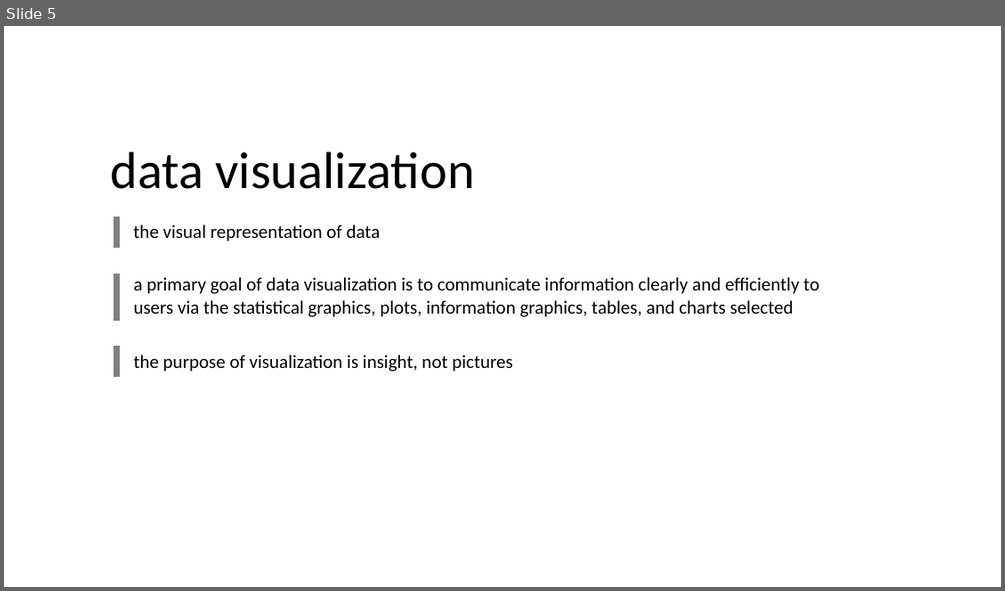
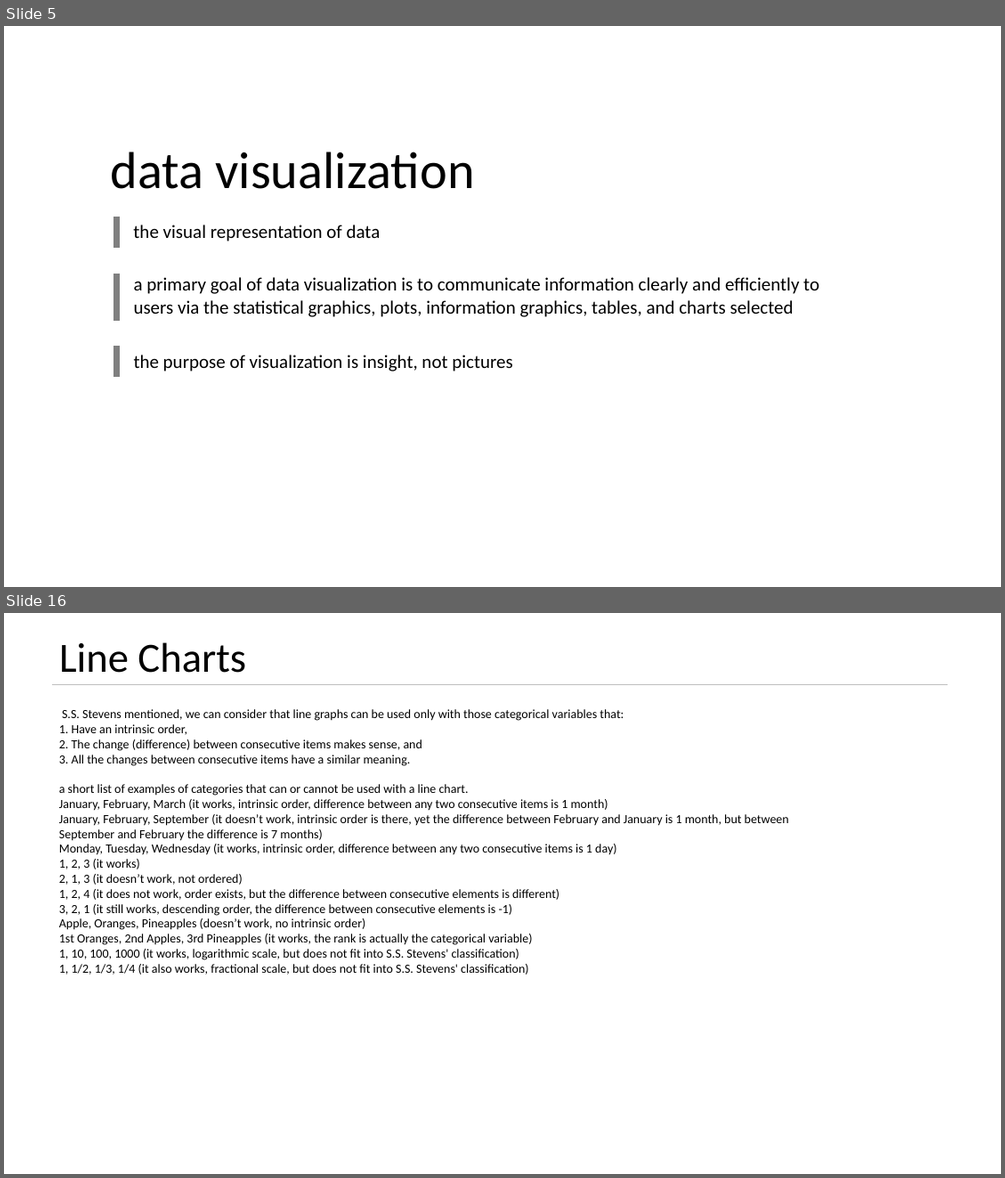
Before and after one commit to kushkul/Intro-to-Analytics, a slide deck: Visualization/Lesson 8 Visualization 1.pptx. Shown one above the other, each under a label of ours: slide 5 before the commit, slides 5 and 16 after it; the slides between them are not shown. The pictures are 1005x591 and 1005x1178 pixels, drawn with LibreOffice and Linux fonts; fonts in the diff are those of the drawing. Boxes give left, top, right and bottom in pixels: in the first picture for what was removed or moved away, otherwise in the second. Text is boxed around its words. In the diff, an @@ line names an element or a change of style, - is before the commit and + after.

Commit message:
Add bar chart details

```diff
--- a/Visualization/Lesson 8 Visualization 1.pptx
+++ b/Visualization/Lesson 8 Visualization 1.pptx
@@ slide 16 added at <box>4,613,1001,1174</box>, background #FFFFFF @@
@@ title added at <box>59,642,246,673</box>, 40 pt, text #000000 @@
+Line Charts
@@ line added from (52, 685) to (947, 685), #BFBFBF 0.5 pt @@
@@ text added at <box>59,709,789,974</box>, 12 pt, text #000000 @@
+S.S. Stevens mentioned, we can consider that line graphs can be used only with those categorical variables that:
+1. Have an intrinsic order,
+2. The change (difference) between consecutive items makes sense, and
+3. All the changes between consecutive items have a similar meaning.
+a short list of examples of categories that can or cannot be used with a line chart.
+January, February, March (it works, intrinsic order, difference between any two consecutive items is 1 month)
+January, February, September (it doesn’t work, intrinsic order is there, yet the difference between February and January is 1 month, but between September and February the difference is 7 months)
+Monday, Tuesday, Wednesday (it works, intrinsic order, difference between any two consecutive items is 1 day)
+1, 2, 3 (it works)
+2, 1, 3 (it doesn’t work, not ordered)
+1, 2, 4 (it does not work, order exists, but the difference between consecutive elements is different)
+3, 2, 1 (it still works, descending order, the difference between consecutive elements is -1)
+Apple, Oranges, Pineapples (doesn’t work, no intrinsic order)
+1st Oranges, 2nd Apples, 3rd Pineapples (it works, the rank is actually the categorical variable)
+1, 10, 100, 1000 (it works, logarithmic scale, but does not fit into S.S. Stevens' classification)
+1, 1/2, 1/3, 1/4 (it also works, fractional scale, but does not fit into S.S. Stevens' classification)
```
Also in this commit, not shown: 1 slide changed, 15 other slides added.
